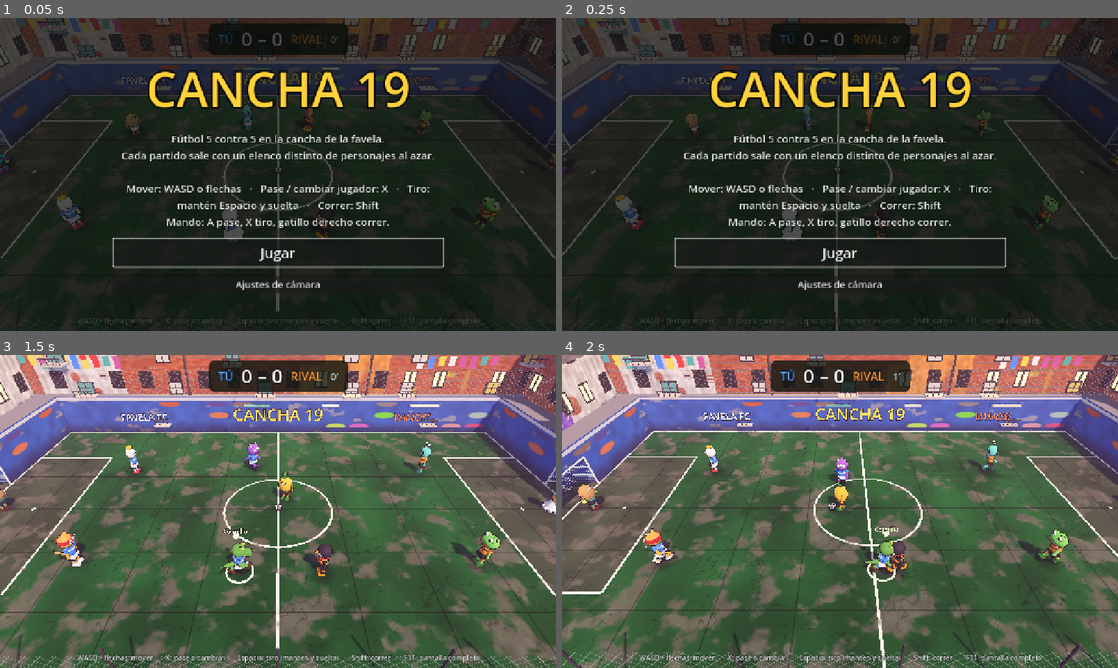
Above: before the commit, frames 1-4 (two rows, left to right).
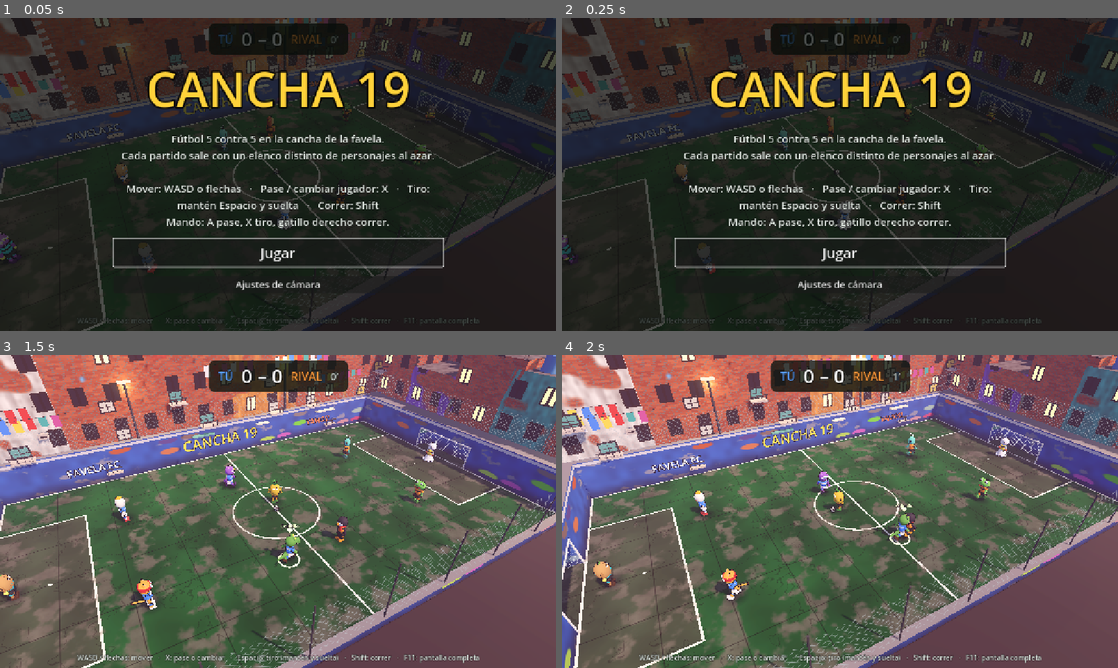
Above: after the commit, the same moments.

Repository: WesleyRivera/cancha19.exe
Game: Godot game, scene res://main.tscn
The game is run twice, just before and just after one commit, with the same random seed, the same clock (stepped at 60 frames per second) and the same inputs.
Inputs:
- Up to frame 1 (0.05 s): no input
- Up to frame 2 (0.25 s): no input
- Up to frame 3 (1.5 s): click "Jugar" at 0.5 s; tap Enter at 1.25 s; hold D (right) from 1.28 s (still down); tap X (pass) at 1.35 s
- Up to frame 4 (2 s): keep holding D (right)

The runs differ from the first frame. In frame 1, 19% of the frame differs, in the area x 0-100%, y 0-100%; in frame 2, 19%; in frame 3, 70%; in frame 4, 70%.

Commit message:
Set elevated diagonal favela broadcast camera

Diff:
--- a/scripts/main.gd
+++ b/scripts/main.gd
@@ -81,7 +81,7 @@
 var cam_height_slider: HSlider
 var cam_zoom_slider: HSlider
 var cam_settings_box: VBoxContainer
-var cam_height := 13.5
+var cam_height := 14.5
 var cam_fov := 52.0
 var cam_mode := 0
 
@@ -360,7 +360,7 @@
 	var config := ConfigFile.new()
 	if config.load("user://camera.cfg") == OK:
 		cam_mode = clampi(int(config.get_value("camera", "mode", 0)), 0, 4)
-		cam_height = clampf(float(config.get_value("camera", "height", 13.5)), 9.0, 23.0)
+		cam_height = clampf(float(config.get_value("camera", "height", 14.5)), 9.0, 23.0)
 		cam_fov = clampf(float(config.get_value("camera", "fov", 52.0)), 38.0, 72.0)
 	cam.fov = cam_fov
 
@@ -377,7 +377,7 @@
 
 func _reset_camera_settings() -> void:
 	cam_mode = 0
-	cam_height = 13.5
+	cam_height = 14.5
 	cam_fov = 52.0
 	cam_options.select(cam_mode)
 	cam_height_slider.value = cam_height
@@ -835,10 +835,12 @@
 	else:
 		tgt = Vector3(clampf(bpos.x + bvel.x * 0.15, -12.0, 12.0), 0.0, clampf(bpos.y + bvel.y * 0.15, -4.0, 4.0) * 0.6)
 	cam_t = cam_t.lerp(tgt, 1.0 - exp(-dt * 4.0))
-	var offset := Vector3(0.0, cam_height, 17.0)
+	# Encuadre principal diagonal elevado, como una transmision de futbol callejero.
+	# Mantiene visible casi toda la cancha y deja entrar el barrio del fondo en la composicion.
+	var offset := Vector3(-10.5, cam_height + 1.5, 19.0)
 	match cam_mode:
-		1: # Cooperativa: encuadre mas abierto y alto
-			offset = Vector3(0.0, cam_height + 5.0, 20.0)
+		1: # Cooperativa: encuadre diagonal mas abierto y alto
+			offset = Vector3(-12.5, cam_height + 6.0, 23.0)
 		2: # Lateral: camara desplazada hacia una banda
 			offset = Vector3(21.0, cam_height * 0.72, 0.0)
 		3: # Dinamica: menor distancia y seguimiento mas cercano
